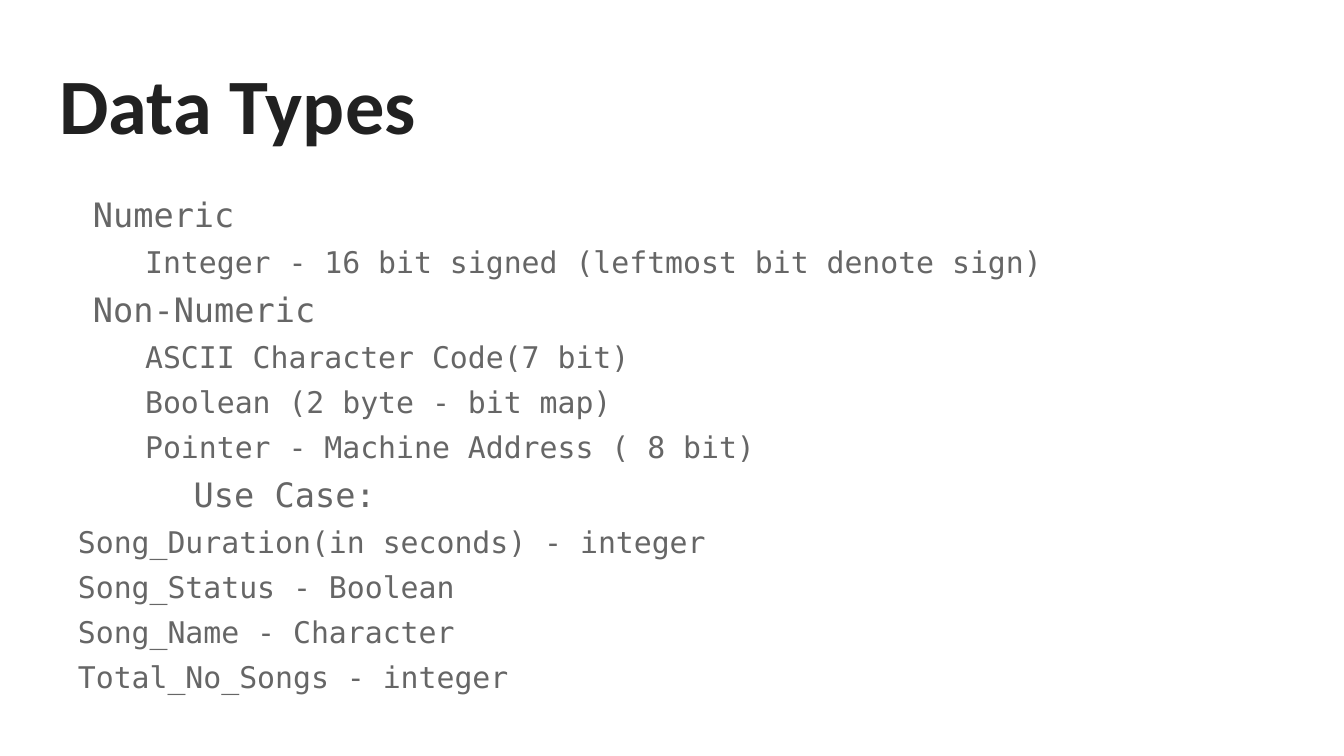
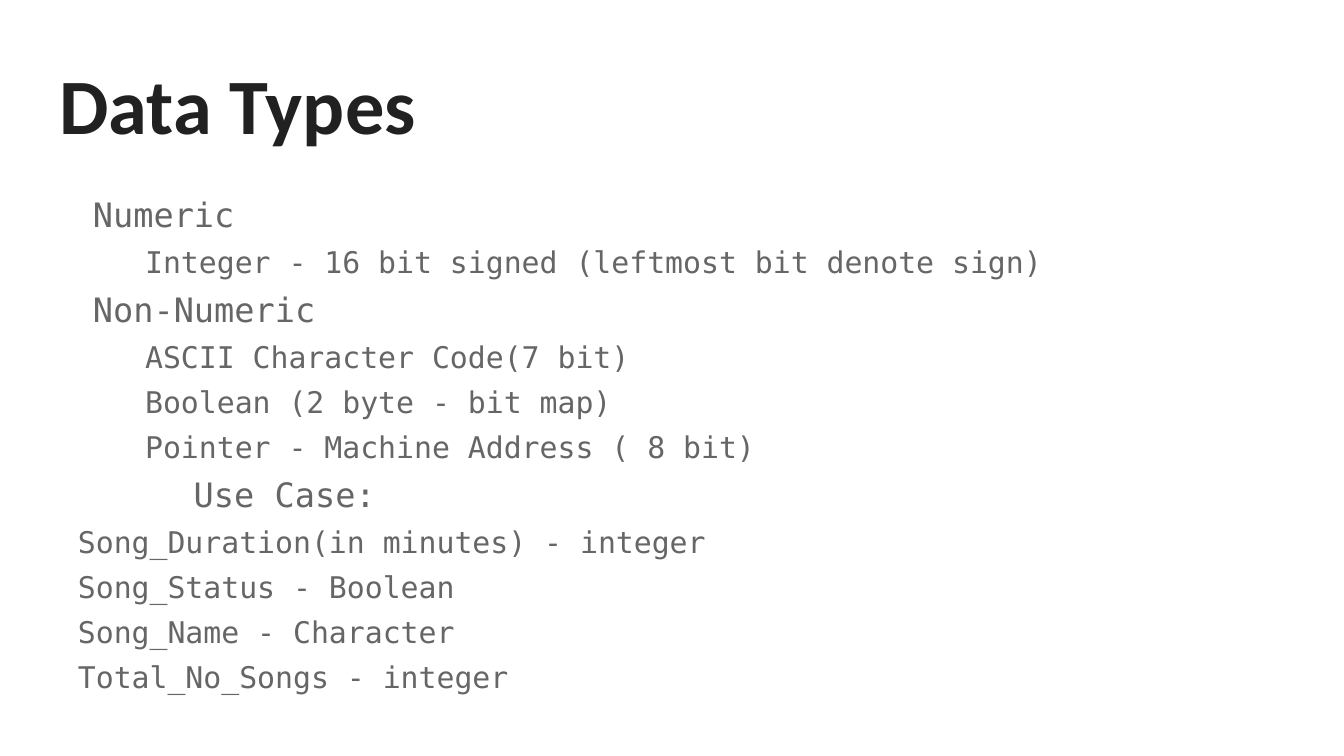
Before and after one commit to yaki29/COA-Project, a slide deck: slide 9 of MP3 Player ISA.pptx. Drawn at 1344x756 pixels with LibreOffice and Linux fonts; fonts in the diff are those of the drawing. Boxes give left, top, right and bottom in pixels: in the first picture for what was removed or moved away, otherwise in the second. Text is boxed around its words. In the diff, an @@ line names an element or a change of style, - is before the commit and + after.

Commit message:
Updated pptx file with data path of MP3 Player

```diff
--- a/MP3 Player ISA.pptx
+++ b/MP3 Player ISA.pptx
@@ text at (x1=78, y1=530, x2=706, y2=560): text changed @@
-Song_Duration(in seconds) - integer
+Song_Duration(in minutes) - integer
```
Also in this commit, not shown: 4 other slides changed, 9 slides added.
